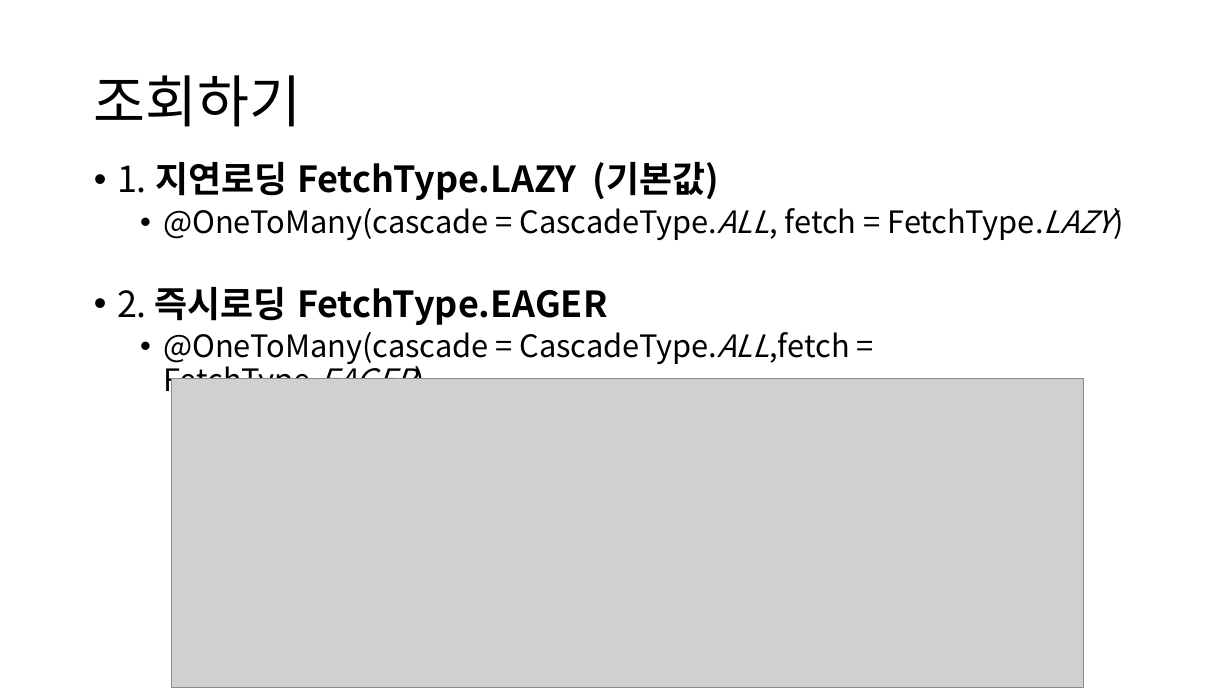
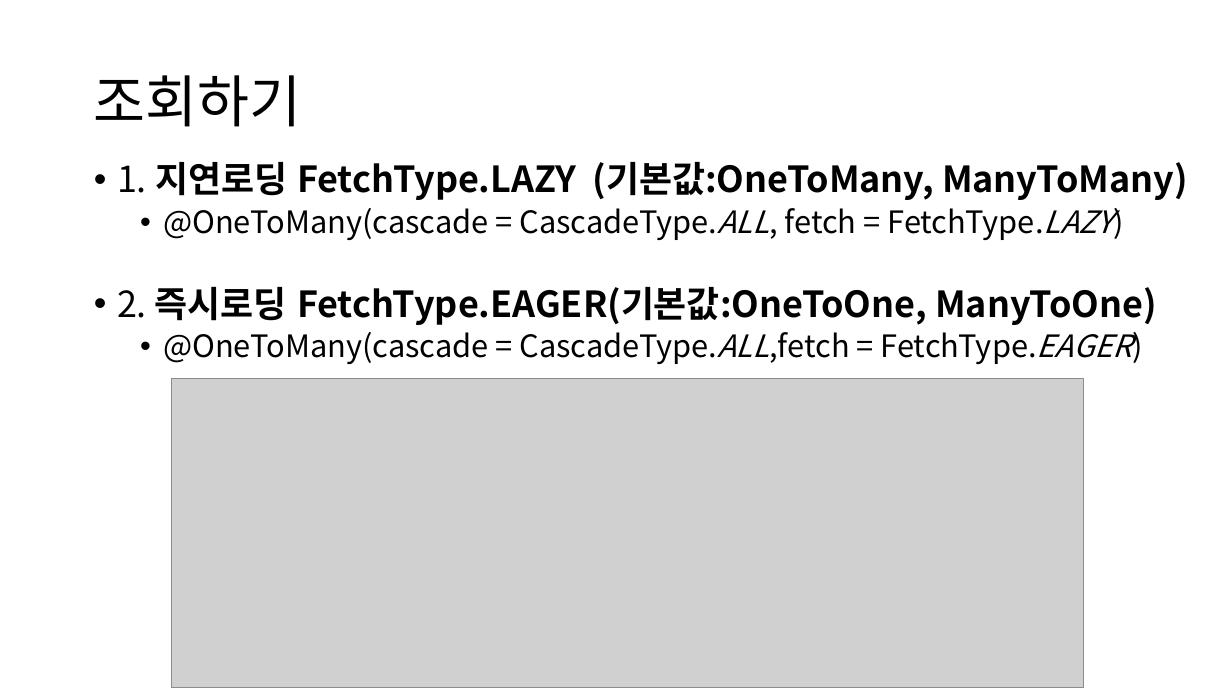
Before and after one commit to visualkhh/book-hibernate, a slide deck: slide 24 of hibernate5.x.pptx (slide 23 before the commit). Drawn at 1232x693 pixels with LibreOffice and Linux fonts; fonts in the diff are those of the drawing; grey boxes stand for pictures. Boxes give left, top, right and bottom in pixels: in the first picture for what was removed or moved away, otherwise in the second. Text is boxed around its words. In the diff, an @@ line names an element or a change of style, - is before the commit and + after.

```diff
--- a/hibernate5.x.pptx
+++ b/hibernate5.x.pptx
@@ text at <box>117,162,1188,200</box>: text changed @@
-• 1. 지연로딩 FetchType.LAZY (기본값)
+• 1. 지연로딩 FetchType.LAZY (기본값:OneToMany, ManyToMany)
@@ text at <box>117,287,1157,325</box>: text changed @@
-• 2. 즉시로딩 FetchType.EAGER
+• 2. 즉시로딩 FetchType.EAGER(기본값:OneToOne, ManyToOne)
```
Also in this commit, not shown: 9 other slides changed, 2 slides added.
